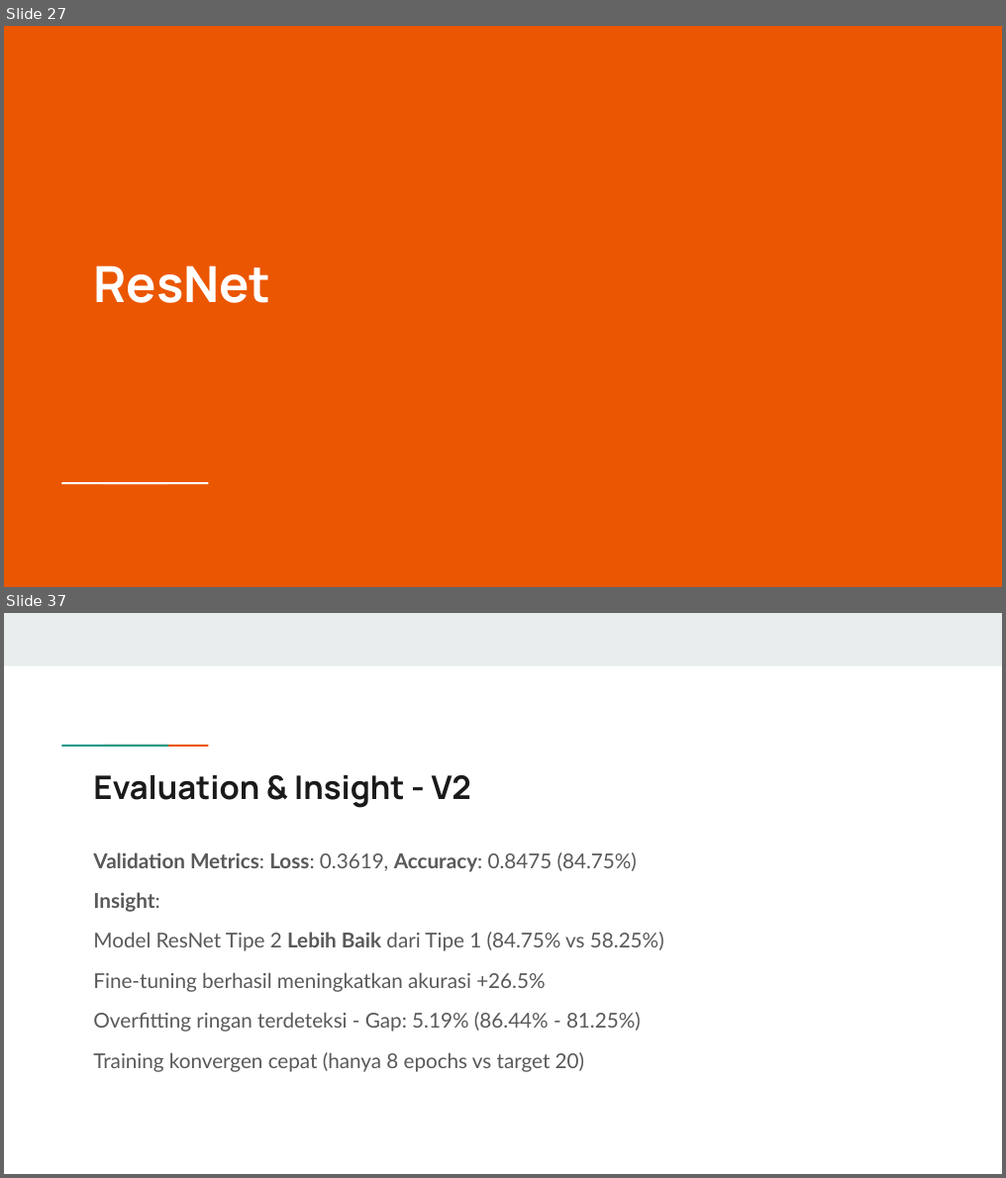
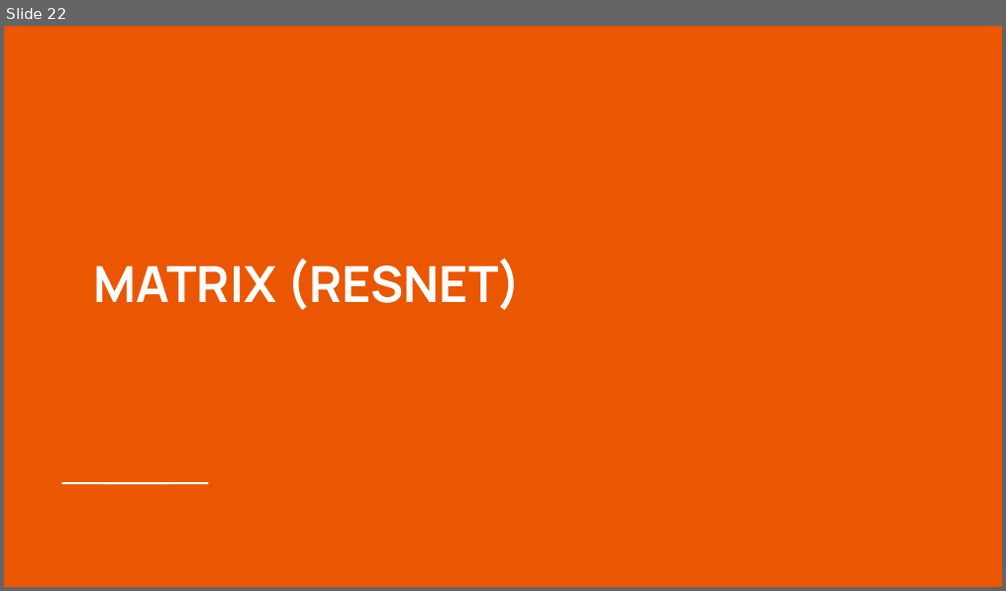
Before and after one commit to RepoGarage/federico-cv2, a slide deck: VISI_KOMPUTER_TRY_ALGORITHM.pptx. Shown one above the other, each under a label of ours: slides 27 and 37 before the commit, slide 22 after it; the slides between them are not shown. The pictures are 1006x1178 and 1006x591 pixels, drawn with LibreOffice and Linux fonts; fonts in the diff are those of the drawing. Boxes give left, top, right and bottom in pixels: in the first picture for what was removed or moved away, otherwise in the second. Text is boxed around its words. In the diff, an @@ line names an element or a change of style, - is before the commit and + after.

```diff
--- a/VISI_KOMPUTER_TRY_ALGORITHM.pptx
+++ b/VISI_KOMPUTER_TRY_ALGORITHM.pptx
@@ slide 37 removed at (4, 613, 1002, 1174), background #FFFFFF @@
@@ rectangle removed at (4, 613, 1002, 665) @@
@@ rectangle removed at (95, 743, 136, 748) @@
@@ rectangle removed at (135, 743, 175, 748) @@
@@ title removed at (93, 775, 471, 808) @@
-Evaluation & Insight - V2
@@ text removed at (93, 853, 664, 1072) @@
-Validation Metrics: Loss: 0.3619, Accuracy: 0.8475 (84.75%)
-Insight:
-Model ResNet Tipe 2 Lebih Baik dari Tipe 1 (84.75% vs 58.25%)
-Fine-tuning berhasil meningkatkan akurasi +26.5%
-Overfitting ringan terdeteksi - Gap: 5.19% (86.44% - 81.25%)
-Training konvergen cepat (hanya 8 epochs vs target 20)
@@ what was slide 27 is now slide 22 @@
@@ slide 22 changed as well @@
@@ title at (93, 259, 521, 310): text changed @@
-ResNet
+MATRIX (RESNET)
```
Also in this commit, not shown: 7 other slides changed, 31 slides added, 43 other slides removed, 15 other files.
